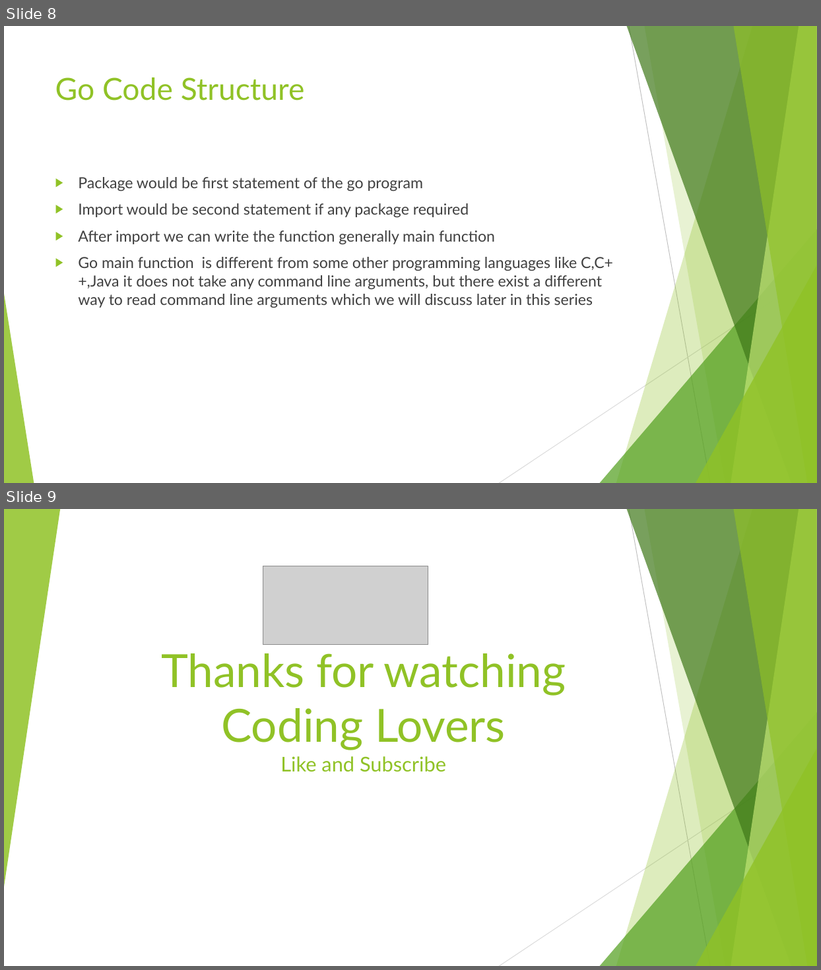
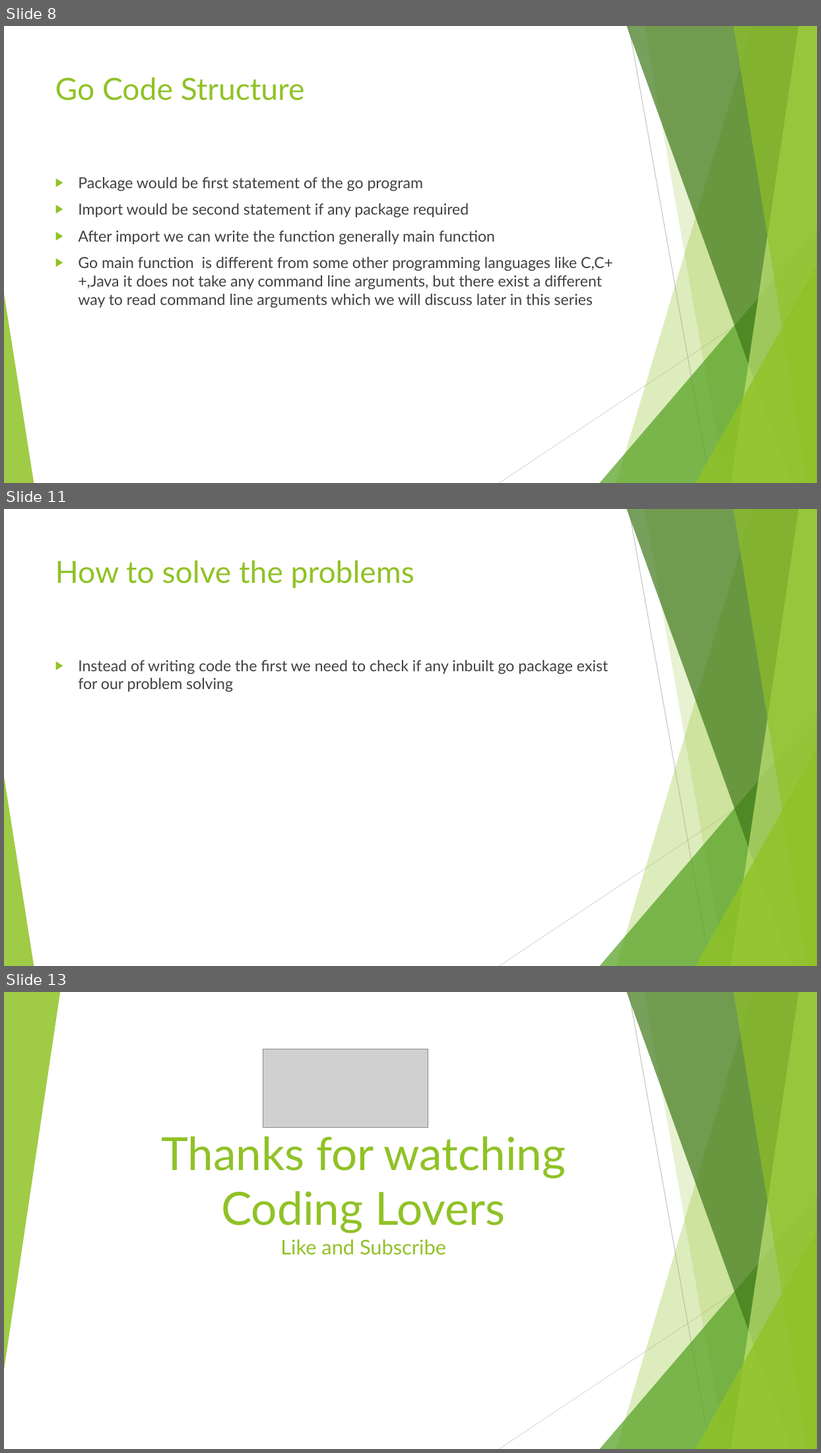
Before and after one commit to vivekdubeydeveloper/goquickstart, a slide deck: goquickstart.pptx. Shown one above the other, each under a label of ours: slides 8 and 9 before the commit, slides 8, 11 and 13 after it; the slides between them are not shown. The pictures are 821x970 and 821x1453 pixels, drawn with LibreOffice and Linux fonts; fonts in the diff are those of the drawing; grey boxes stand for pictures. Boxes give left, top, right and bottom in pixels: in the first picture for what was removed or moved away, otherwise in the second. Text is boxed around its words. In the diff, an @@ line names an element or a change of style, - is before the commit and + after.

```diff
--- a/goquickstart.pptx
+++ b/goquickstart.pptx
@@ slide 11 added at (4,509,817,966), background #FFFFFF; not listed: 10 template elements that a slide beside it also shows @@
@@ title added at (55,560,415,588), 36 pt, text #90C226 @@
+How to solve the problems
@@ text added at (78,660,608,692), 18 pt, text #404040 @@
+▶ Instead of writing code the first we need to check if any inbuilt go package exist for our problem solving
@@ what was slide 9 is now slide 13 @@
```
Also in this commit, not shown: 1 slide changed, 3 other slides added, 3 other files.
